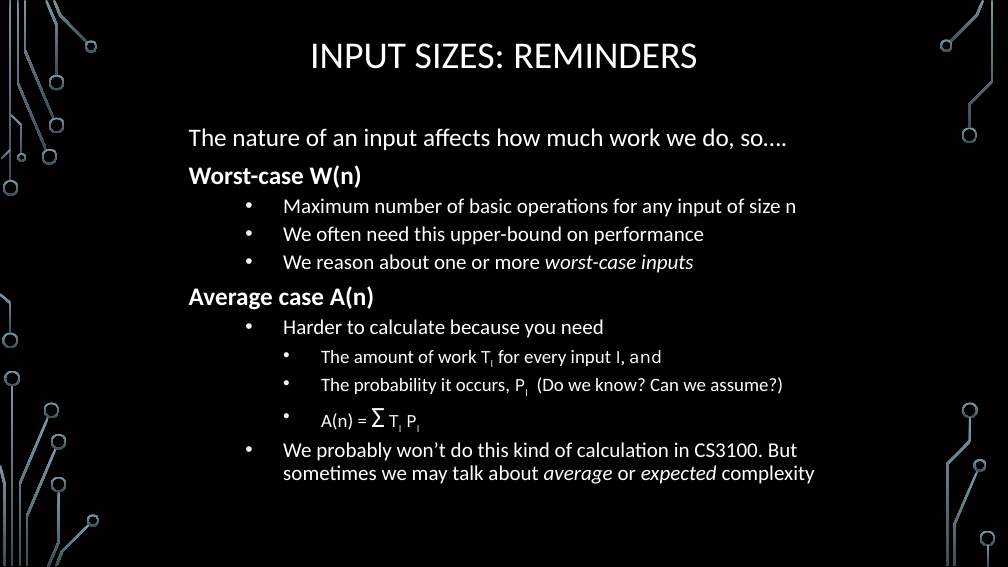
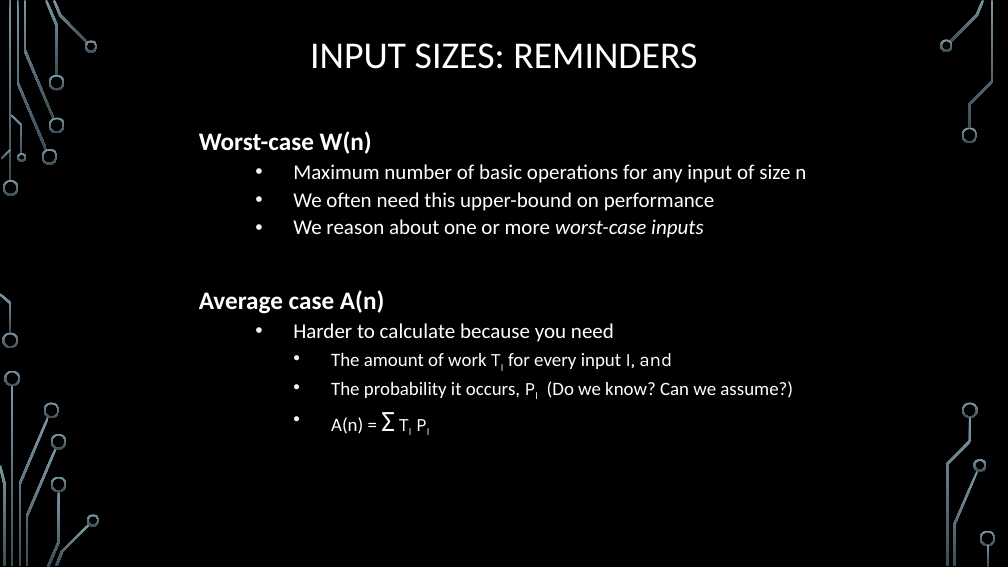
Before and after one commit to markfloryan/dsa2, a slide deck: slide 5 of slides/00-Review.pptx. Drawn at 1008x567 pixels with LibreOffice and Linux fonts; fonts in the diff are those of the drawing; background and template pictures are left out. Boxes give left, top, right and bottom in pixels: in the first picture for what was removed or moved away, otherwise in the second. Text is boxed around its words. In the diff, an @@ line names an element or a change of style, - is before the commit and + after.

```diff
--- a/slides/00-Review.pptx
+++ b/slides/00-Review.pptx
@@ text at [189,128,787,150]: paragraph removed @@
-The nature of an input affects how much work we do, so….
@@ text "Worst-case W(n)": place and size @@
-text "Worst-case W(n)" at [189,128,815,484]
+text "Worst-case W(n)" at [199,131,806,434]
@@ text at [283,442,815,484]: paragraph removed @@
-  • We probably won’t do this kind of calculation in CS3100. But sometimes we may talk about average or expected complexity
```
Also in this commit, not shown: 8 other slides changed, 6 slides added, 5 slides removed, 2 other files.
